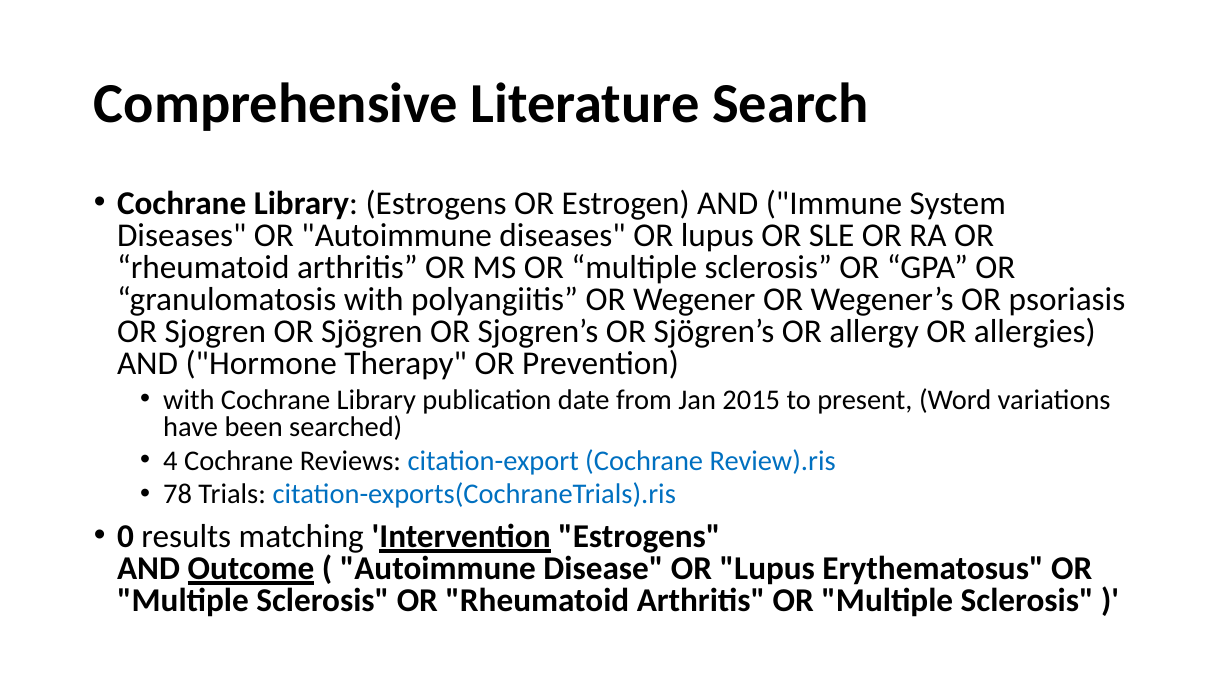
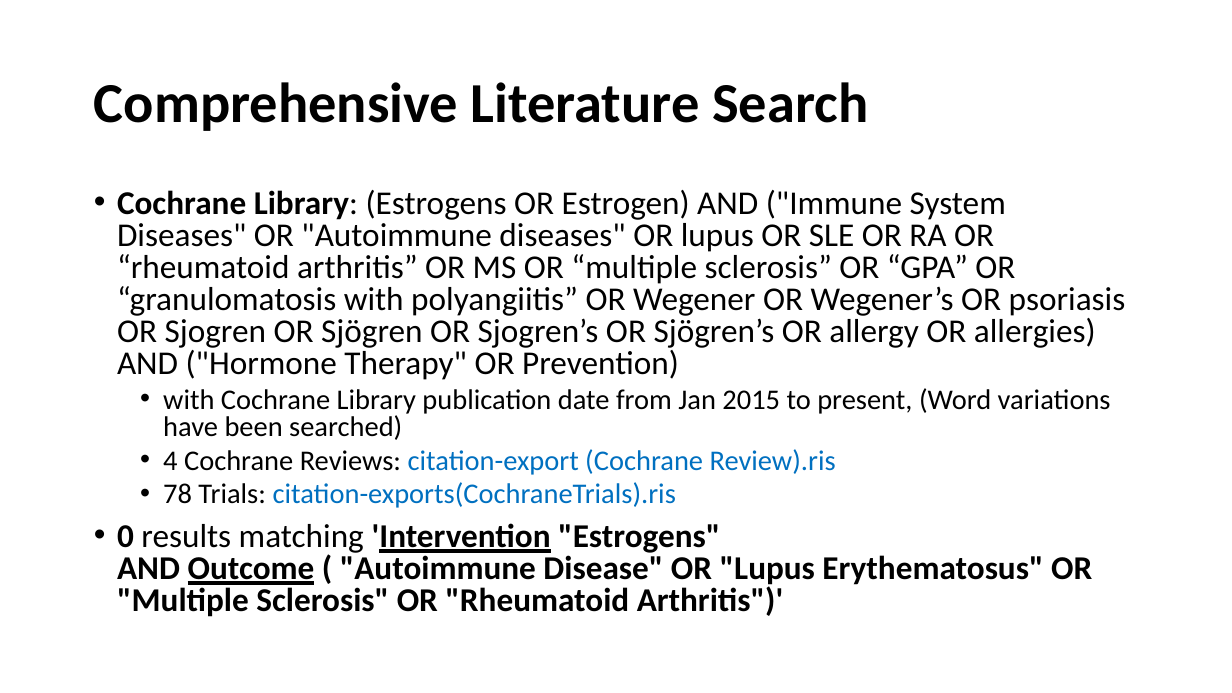
Before and after one commit to BruceChen034020/EstrogenImmunomodulationSystematicReview, a slide deck: slide 9 of Estrogen as an immunomodulator and its role in.pptx (slide 8 before the commit). Drawn at 1232x693 pixels with LibreOffice and Linux fonts; fonts in the diff are those of the drawing. Boxes give left, top, right and bottom in pixels: in the first picture for what was removed or moved away, otherwise in the second. Text is boxed around its words. In the diff, an @@ line names an element or a change of style, - is before the commit and + after.

```diff
--- a/Estrogen as an immunomodulator and its role in.pptx
+++ b/Estrogen as an immunomodulator and its role in.pptx
@@ text at box(117, 523, 1092, 617): text changed @@
-• 0 results matching 'Intervention "Estrogens" AND Outcome ( "Autoimmune Disease" OR "Lupus Erythematosus" OR "Multiple Sclerosis" OR "Rheumatoid Arthritis" OR "Multiple Sclerosis" )'
+• 0 results matching 'Intervention "Estrogens" AND Outcome ( "Autoimmune Disease" OR "Lupus Erythematosus" OR "Multiple Sclerosis" OR "Rheumatoid Arthritis")'
```
Also in this commit, not shown: 1 other slide changed, 1 slide added.
